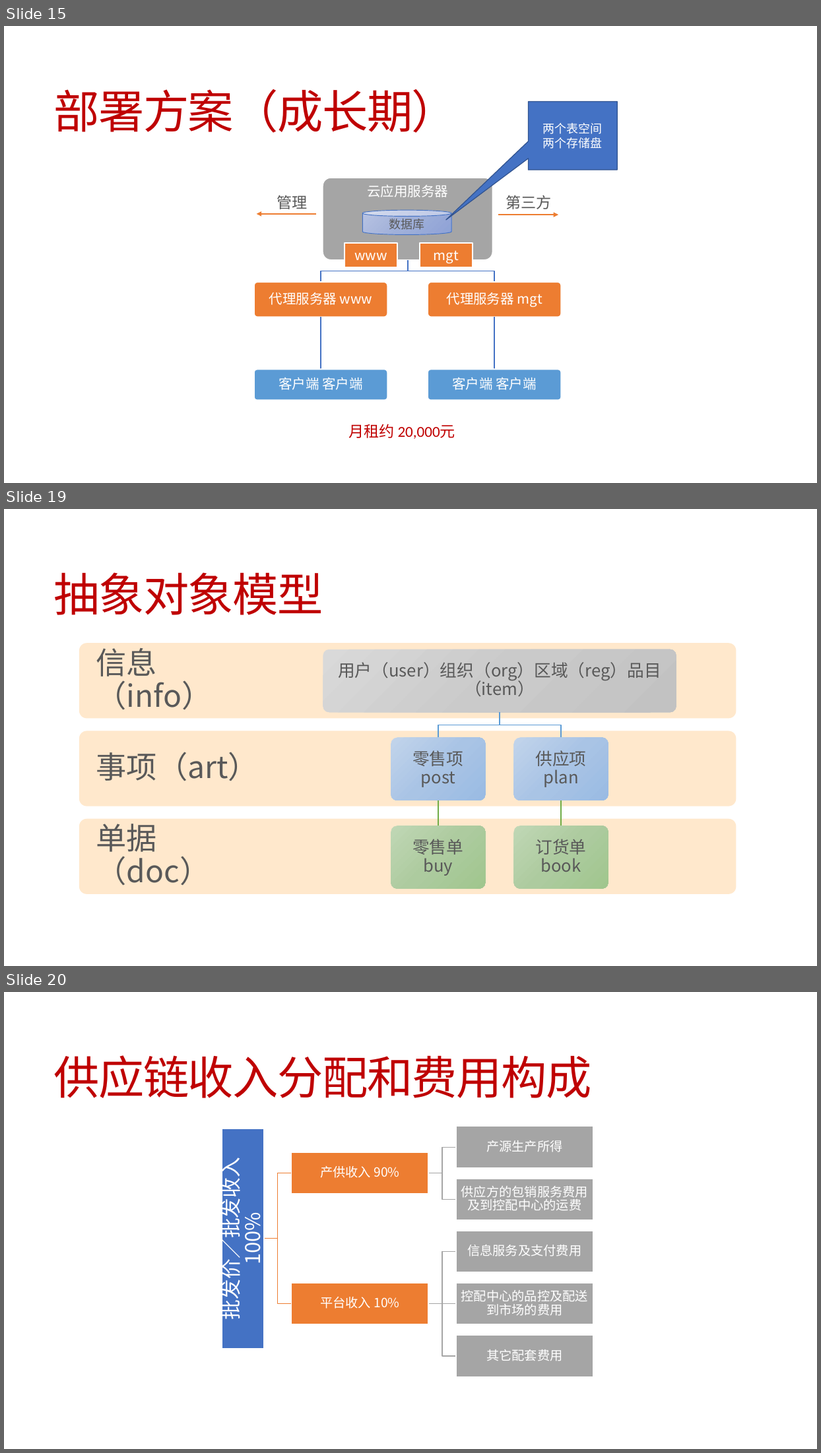
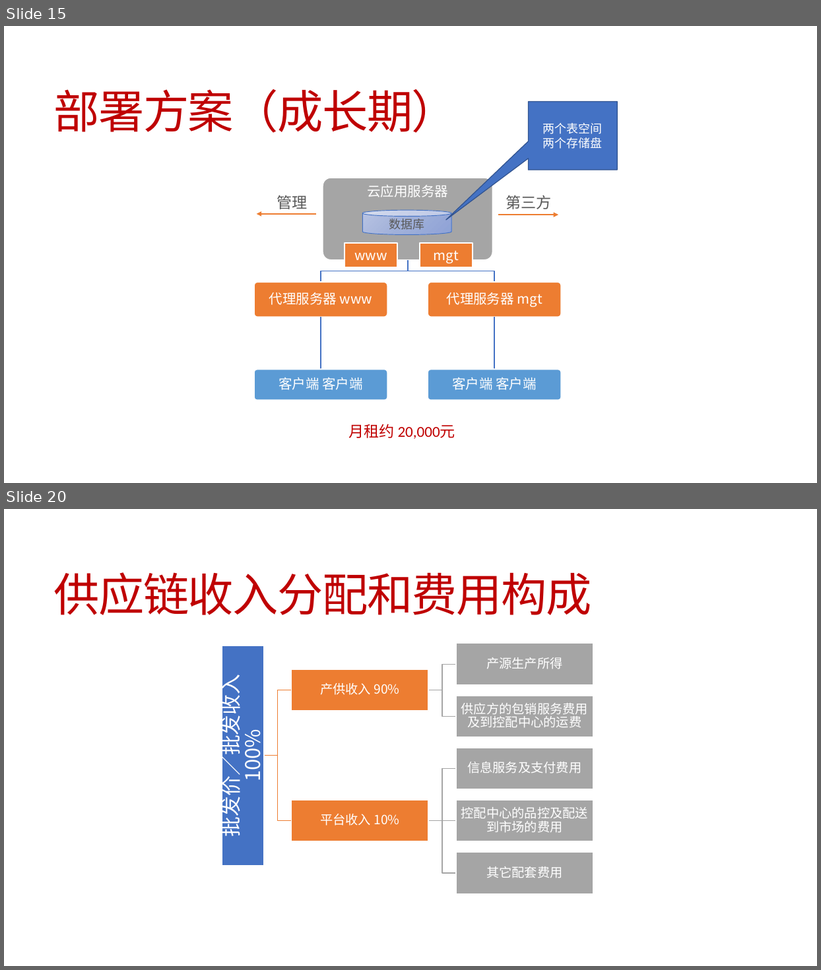
Before and after one commit to jzgi/chainsmart, a slide deck: Docs/品链供销平台.pptx. Shown one above the other, each under a label of ours: slides 15, 19 and 20 before the commit, slides 15 and 20 after it; the slides between them are not shown. The pictures are 821x1453 and 821x970 pixels, drawn with LibreOffice and Linux fonts; fonts in the diff are those of the drawing. Boxes give left, top, right and bottom in pixels: in the first picture for what was removed or moved away, otherwise in the second. Text is boxed around its words. In the diff, an @@ line names an element or a change of style, - is before the commit and + after.

```diff
--- a/Docs/品链供销平台.pptx
+++ b/Docs/品链供销平台.pptx
@@ slide 19 removed at (4,509,817,966), background #FFFFFF @@
@@ title removed at (54,572,323,615) @@
-抽象对象模型
@@ group removed at (79,643,736,894): 8 rounded rectangles, 8 texts, 4 freeform shapes @@
-单据（doc）
-事项（art）
-信息（info）
-用户（user）组织（org）区域（reg）品目（item）
-零售项
-post
-零售单
-buy
-供应项
-plan
-订货单
-book
```
Also in this commit, not shown: 6 slides changed, 2 slides added, 34 other files.
